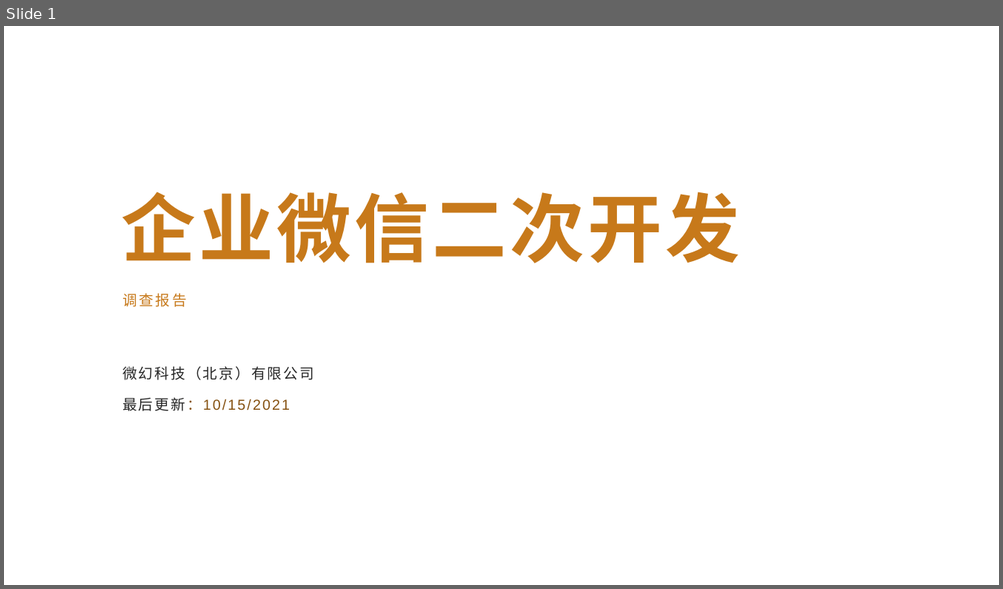
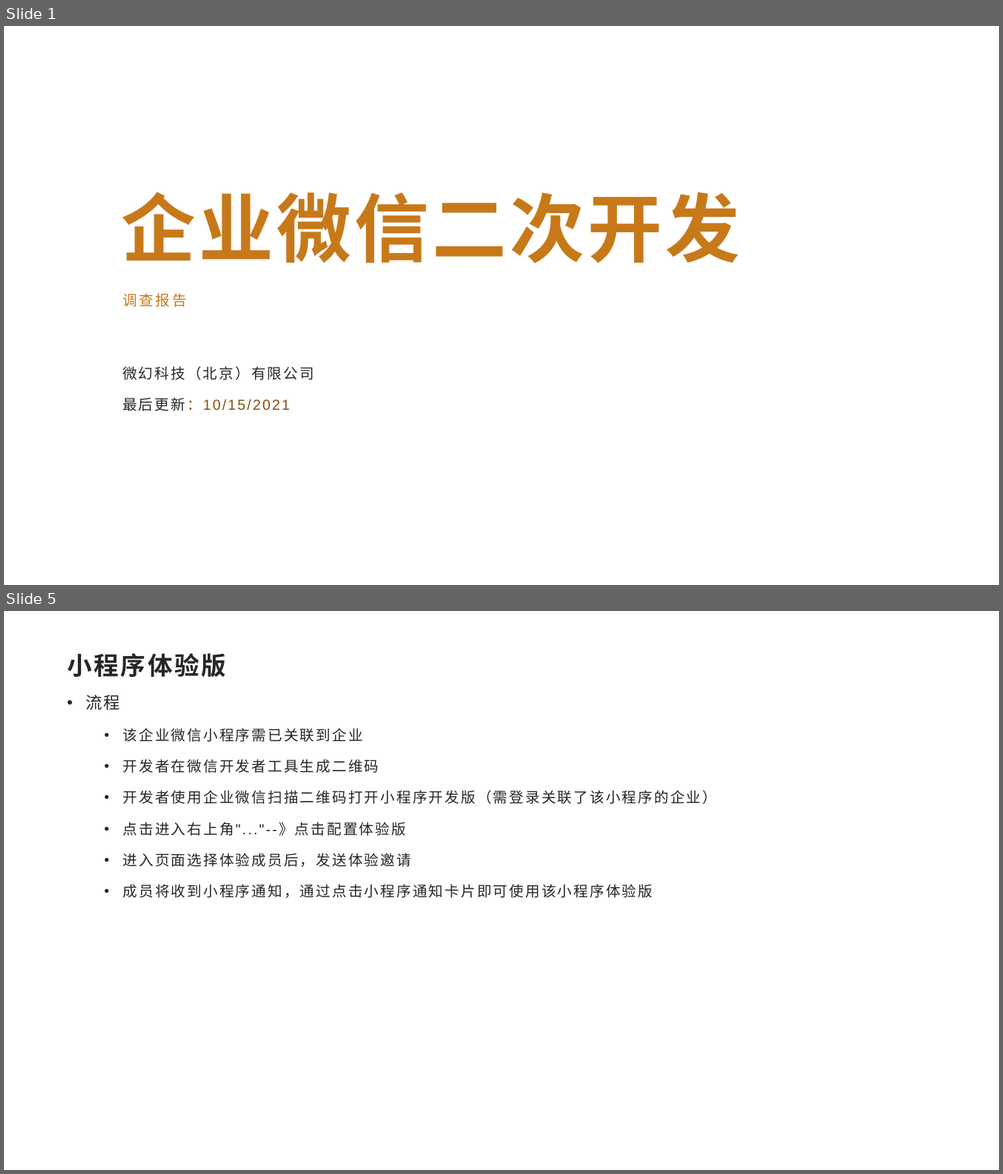
Before and after one commit to Sparks-Lu/TechNotes, a slide deck: Web/WeixinWork-Notes.pptx. Shown one above the other, each under a label of ours: slide 1 before the commit, slides 1 and 5 after it; the slides between them are not shown. The pictures are 1003x589 and 1003x1174 pixels, drawn with LibreOffice and Linux fonts; fonts in the diff are those of the drawing; background and template pictures are left out. Boxes give left, top, right and bottom in pixels: in the first picture for what was removed or moved away, otherwise in the second. Text is boxed around its words. In the diff, an @@ line names an element or a change of style, - is before the commit and + after.

```diff
--- a/Web/WeixinWork-Notes.pptx
+++ b/Web/WeixinWork-Notes.pptx
@@ slide 5 added at bbox=[4, 611, 999, 1170], background picture (left out) @@
@@ title added at bbox=[67, 653, 227, 677], 24 pt, text #262626, bold @@
+小程序体验版
@@ text added at bbox=[85, 695, 717, 898], 14 pt, text #262626 @@
+• 流程
+  • 该企业微信小程序需已关联到企业
+  • 开发者在微信开发者工具生成二维码
+  • 开发者使用企业微信扫描二维码打开小程序开发版（需登录关联了该小程序的企业）
+  • 点击进入右上角"..."--》点击配置体验版
+  • 进入页面选择体验成员后，发送体验邀请
+  • 成员将收到小程序通知，通过点击小程序通知卡片即可使用该小程序体验版
```
Also in this commit, not shown: 2 slides changed, 6 other slides added, 14 other files.
